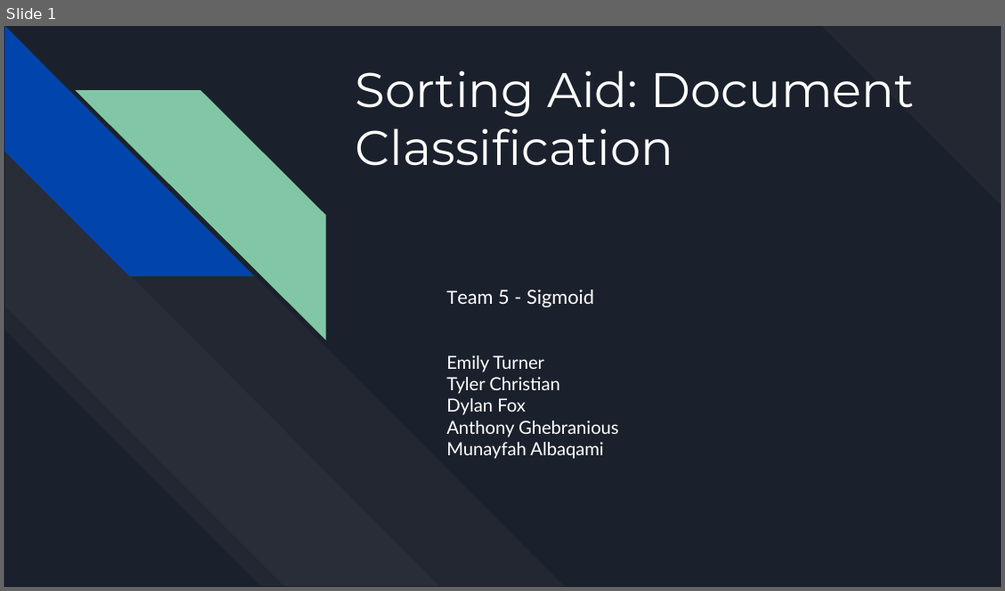
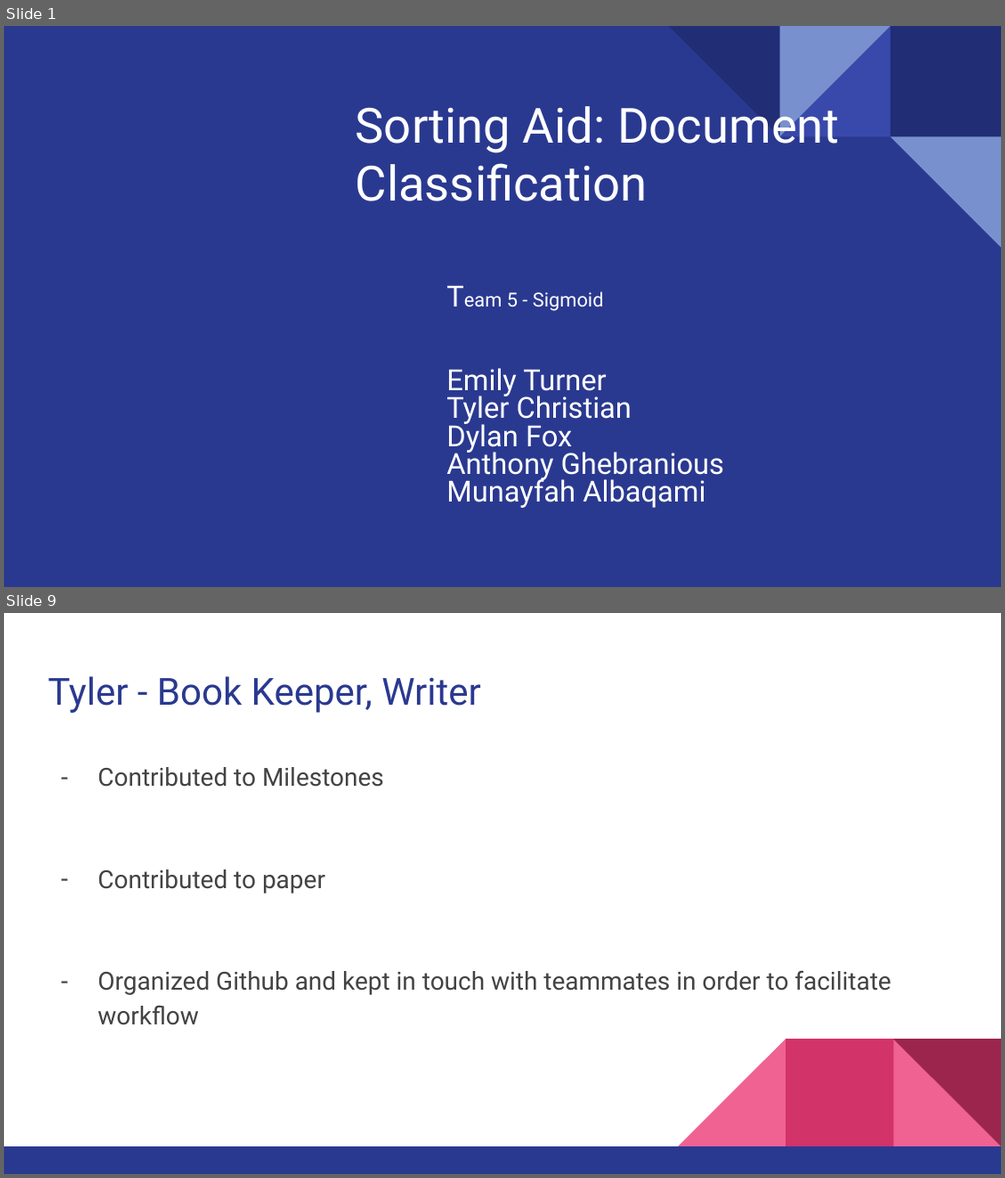
Before and after one commit to CSCI4850/s21-team5-project, a slide deck: sigmoid-presentation.pptx. Shown one above the other, each under a label of ours: slide 1 before the commit, slides 1 and 9 after it; the slides between them are not shown. The pictures are 1005x591 and 1005x1178 pixels, drawn with LibreOffice and Linux fonts; fonts in the diff are those of the drawing. Boxes give left, top, right and bottom in pixels: in the first picture for what was removed or moved away, otherwise in the second. Text is boxed around its words. In the diff, an @@ line names an element or a change of style, - is before the commit and + after.

```diff
--- a/sigmoid-presentation.pptx
+++ b/sigmoid-presentation.pptx
@@ slide 9 added at (4,613,1001,1174), background #FFFFFF @@
@@ title added at (48,676,480,713), 27 pt, text #2A3990 @@
+Tyler - Book Keeper, Writer
@@ text added at (97,767,890,1025), 18 pt, text #434343 @@
+– Contributed to Milestones
+– Contributed to paper
+– Organized Github and kept in touch with teammates in order to facilitate workflow
@@ group added at (4,1038,1001,1174): 3 right triangles, 2 rectangles @@
@@ slide 1 changed as well @@
@@ background #1B212C to #2A3990 @@
@@ title "Sorting Aid: Document Classification" at (356,98,840,201): font Montserrat to Roboto; vertical alignment top to bottom @@
@@ diag stripe removed at (821,26,1001,206) @@
@@ group removed at (4,27,566,586): 4 diag stripes @@
@@ group added at (669,26,1001,248): 4 right triangles, 1 rectangle @@
@@ subtitle "Team 5 - Sigmoid" at (446,291,724,507): size 13 to 21 pt in "Team", "Emily Turner", "Tyler Christian", "Dylan Fox" and 2 more places; font Lato to Roboto; line spacing 1 to 0.8 @@
```
Also in this commit, not shown: 10 other slides added, 1 slide removed.
